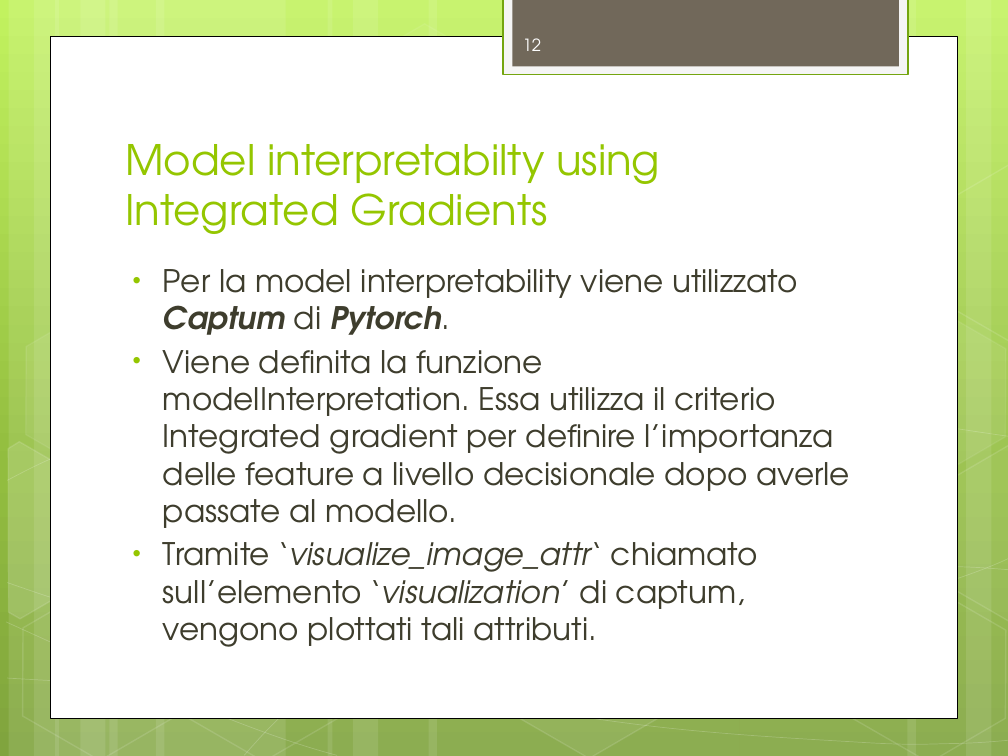
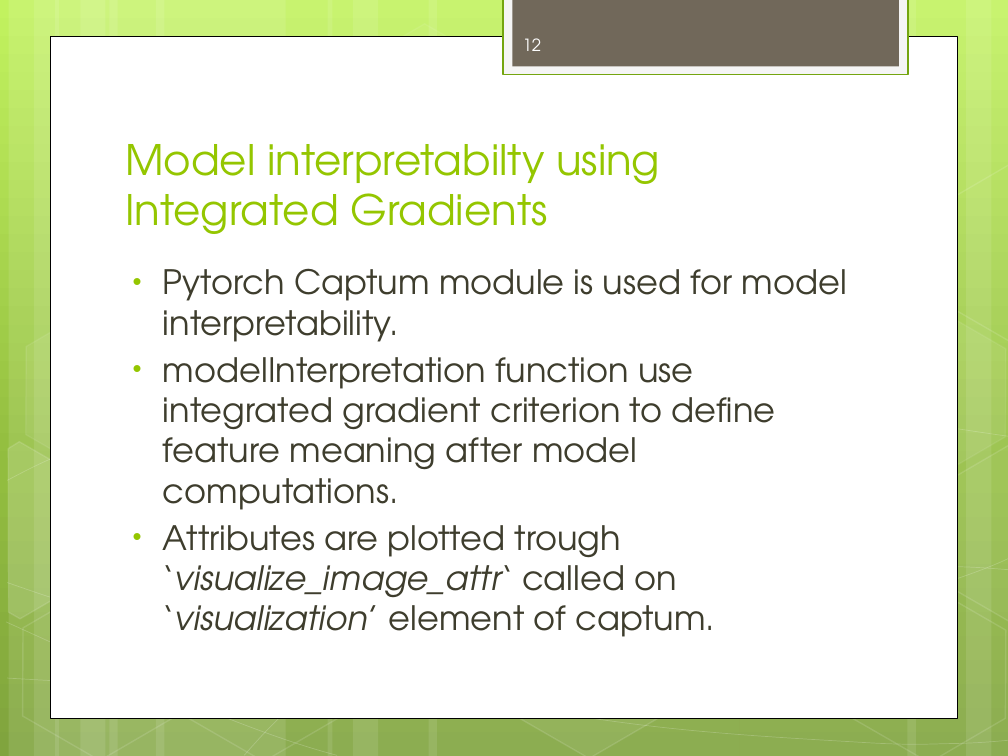
Before and after one commit to RaiMar96/AdversarialAttacksAndInterpretability-covid-chestxray-, a slide deck: slide 12 of docs/ProjectOverview.pptx. Drawn at 1008x756 pixels with LibreOffice and Linux fonts; fonts in the diff are those of the drawing. Boxes give left, top, right and bottom in pixels: in the first picture for what was removed or moved away, otherwise in the second. Text is boxed around its words. In the diff, an @@ line names an element or a change of style, - is before the commit and + after.

```diff
--- a/docs/ProjectOverview.pptx
+++ b/docs/ProjectOverview.pptx
@@ text at (x1=163, y1=268, x2=847, y2=637): text changed; size 22.2 to 24 pt @@
-• Per la model interpretability viene utilizzato Captum di Pytorch.
-• Viene definita la funzione modelInterpretation. Essa utilizza il criterio Integrated gradient per definire l’importanza delle feature a livello decisionale dopo averle passate al modello.
-• Tramite ‘visualize_image_attr‘ chiamato sull’elemento ‘visualization’ di captum, vengono plottati tali attributi.
+• Pytorch Captum module is used for model interpretability.
+• modelInterpretation function use integrated gradient criterion to define feature meaning after model computations.
+• Attributes are plotted trough ‘visualize_image_attr‘ called on ‘visualization’ element of captum.
```
Also in this commit, not shown: 10 other slides changed, 2 slides added, 1 slide removed, 1 other file.
